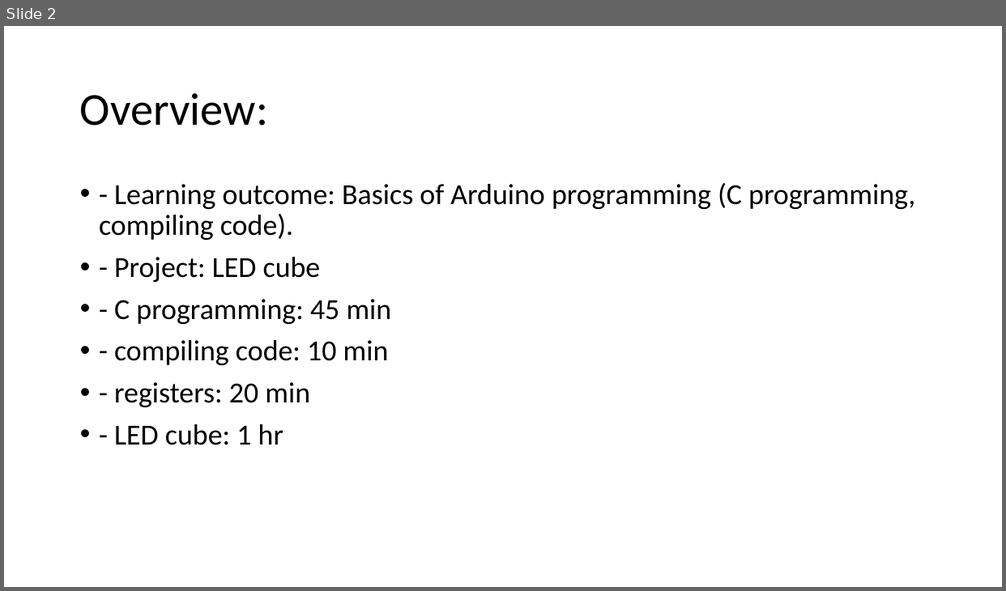
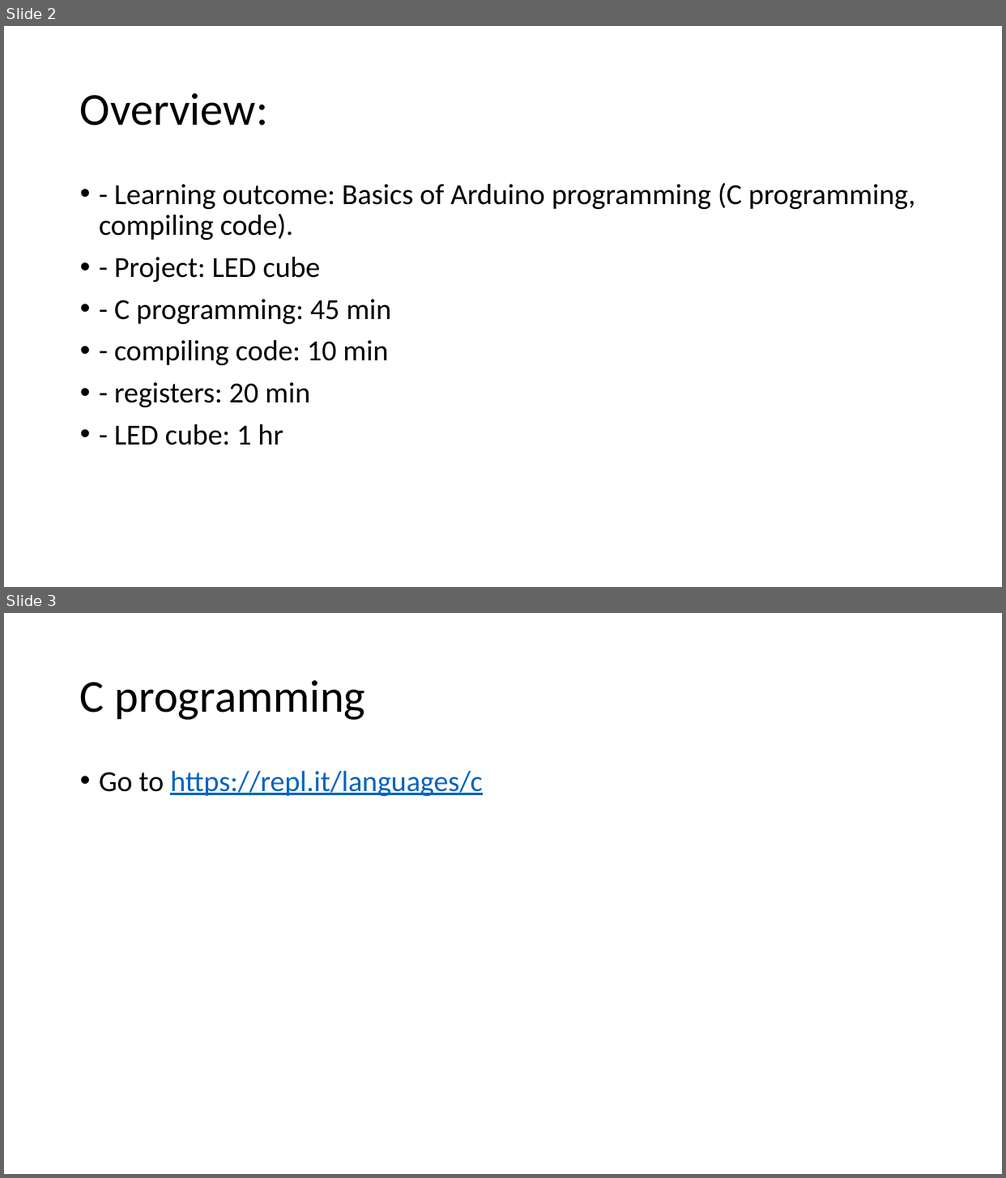
Before and after one commit to Runtime-Learner/McGill-BattleBots-Club, a slide deck: ECSE/Workshop-2/workshop2.pptx. Shown one above the other, each under a label of ours: slide 2 before the commit, slides 2 and 3 after it. The pictures are 1006x591 and 1006x1178 pixels, drawn with LibreOffice and Linux fonts; fonts in the diff are those of the drawing. Boxes give left, top, right and bottom in pixels: in the first picture for what was removed or moved away, otherwise in the second. Text is boxed around its words. In the diff, an @@ line names an element or a change of style, - is before the commit and + after.

```diff
--- a/ECSE/Workshop-2/workshop2.pptx
+++ b/ECSE/Workshop-2/workshop2.pptx
@@ slide 3 added at [4, 613, 1002, 1174], background #FFFFFF @@
@@ title added at [80, 680, 366, 720], 44 pt, text #000000 @@
+C programming
@@ text added at [99, 771, 482, 796], 28 pt, text #0563C1, underline @@
+• Go to https://repl.it/languages/c
```
Also in this commit, not shown: 1 slide removed, 3 other files.
